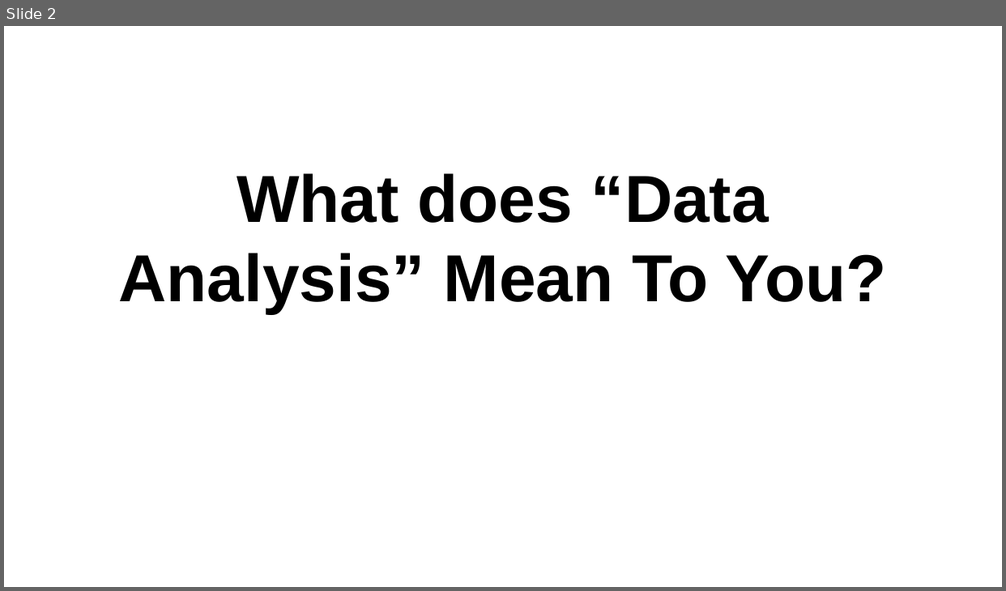
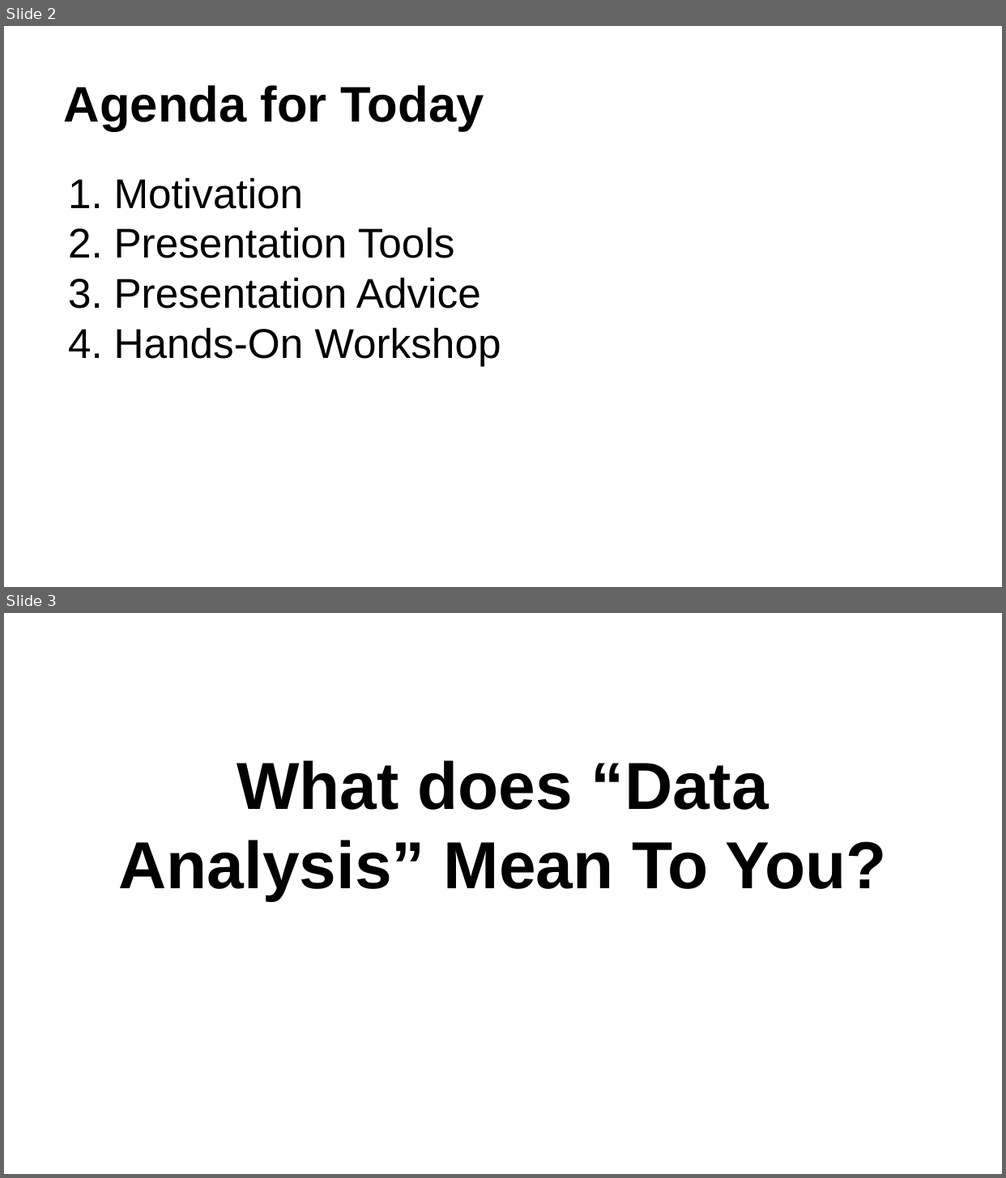
Before and after one commit to qwwqwwq/IPEDS, a slide deck: Data Analysis and Presentation.pptx. Shown one above the other, each under a label of ours: slide 2 before the commit, slides 2 and 3 after it. The pictures are 1006x591 and 1006x1178 pixels, drawn with LibreOffice and Linux fonts; fonts in the diff are those of the drawing. Boxes give left, top, right and bottom in pixels: in the first picture for what was removed or moved away, otherwise in the second. Text is boxed around its words. In the diff, an @@ line names an element or a change of style, - is before the commit and + after.

```diff
--- a/Data Analysis and Presentation.pptx
+++ b/Data Analysis and Presentation.pptx
@@ slide 2 added at (4,26,1002,587), background #FFFFFF @@
@@ title added at (64,85,484,131), 36 pt, text #000000, bold @@
+Agenda for Today
@@ text added at (114,177,501,366), 30 pt, text #000000 @@
+1. Motivation
+2. Presentation Tools
+3. Presentation Advice
+4. Hands-On Workshop
@@ what was slide 2 is now slide 3 @@
```
Also in this commit, not shown: 5 slides changed, 10 other slides added, 1 slide removed, 3 other files.
